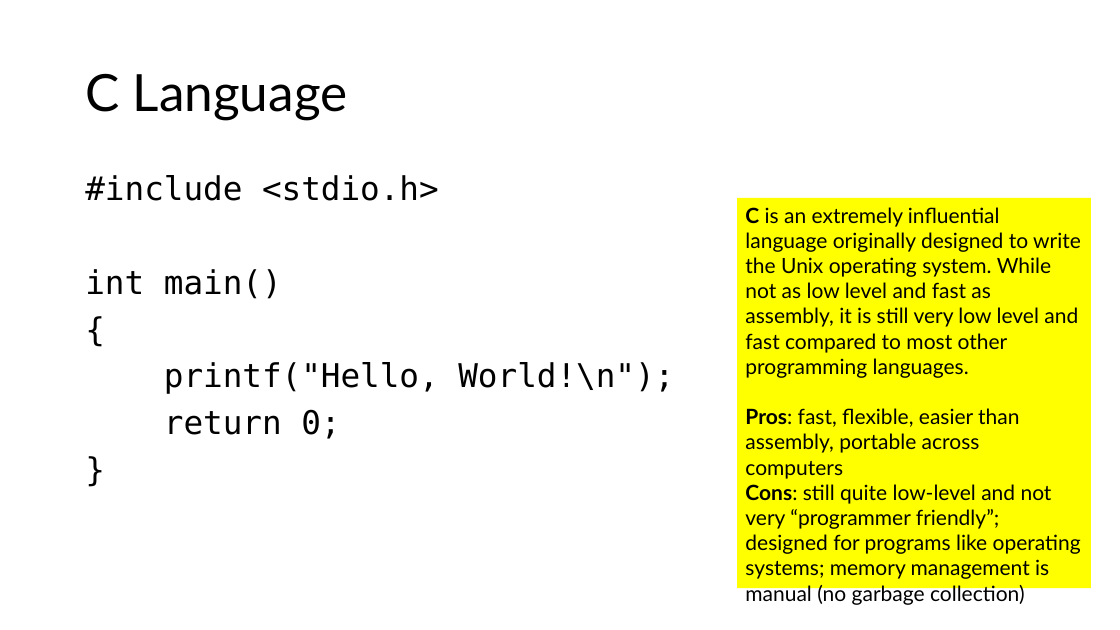
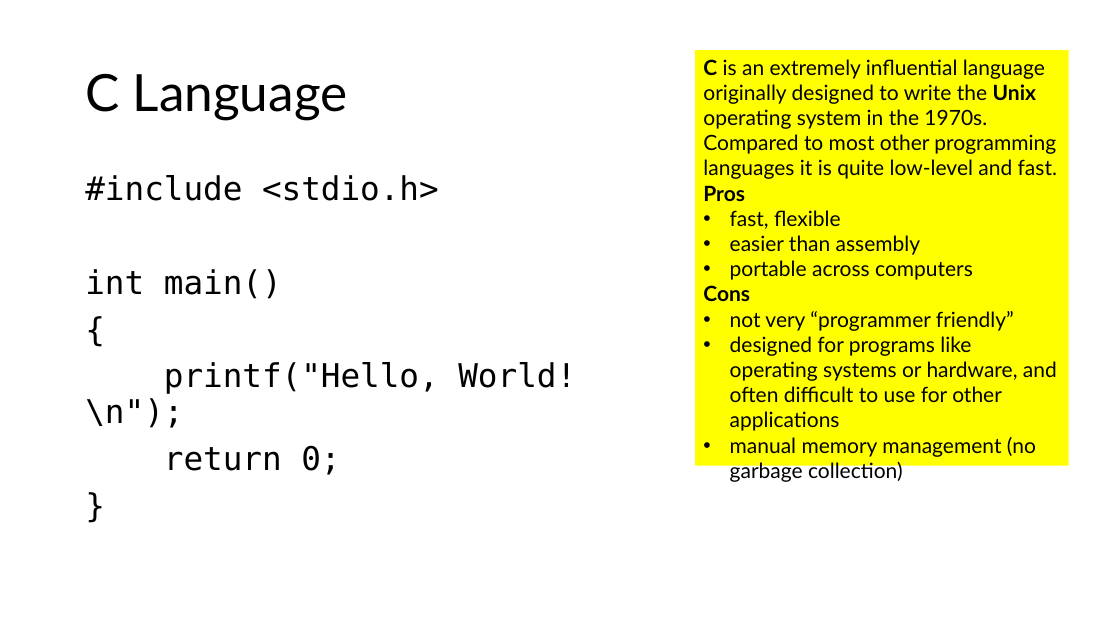
Before and after one commit to tjd1234/cmpt120spring2026, a slide deck: slide 10 of lecture_notes/chapter1/chapter1.pptx (slide 9 before the commit). Drawn at 1120x630 pixels with LibreOffice and Linux fonts; fonts in the diff are those of the drawing. Boxes give left, top, right and bottom in pixels: in the first picture for what was removed or moved away, otherwise in the second. Text is boxed around its words. In the diff, an @@ line names an element or a change of style, - is before the commit and + after.

```diff
--- a/lecture_notes/chapter1/chapter1.pptx
+++ b/lecture_notes/chapter1/chapter1.pptx
@@ rectangle "C is an extremely influential ...": place and size @@
-rectangle "C is an extremely influential ..." at bbox=[738, 198, 1091, 588]
+rectangle "C is an extremely influential ..." at bbox=[696, 50, 1070, 466]
@@ text in rectangle at bbox=[703, 59, 1057, 483]: text changed @@
-C is an extremely influential language originally designed to write the Unix operating system. While not as low level and fast as assembly, it is still very low level and fast compared to most other programming languages.
-Pros: fast, flexible, easier than assembly, portable across computers
-Cons: still quite low-level and not very “programmer friendly”; designed for programs like operating systems; memory management is manual (no garbage collection)
+C is an extremely influential language originally designed to write the Unix operating system in the 1970s. Compared to most other programming languages it is quite low-level and fast.
+Pros
+• fast, flexible
+• easier than assembly
+• portable across computers
+Cons
+• not very “programmer friendly”
+• designed for programs like operating systems or hardware, and often difficult to use for other applications
+• manual memory management (no garbage collection)
@@ text "#include <stdio.h>" rewrapped from bbox=[85, 175, 674, 439] to bbox=[85, 175, 576, 475] @@
```
Also in this commit, not shown: 12 other slides changed, 1 slide added, 3 other files.
